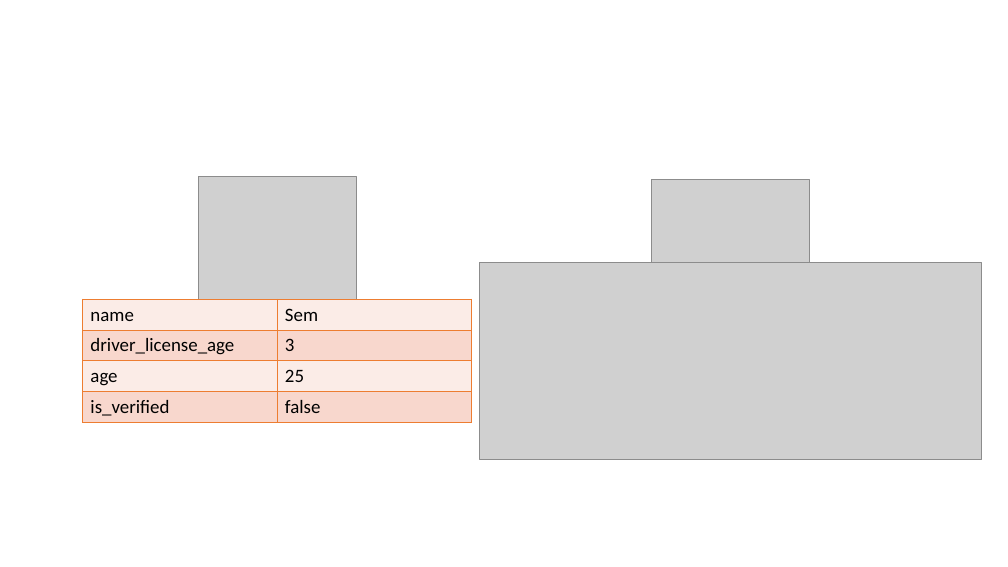
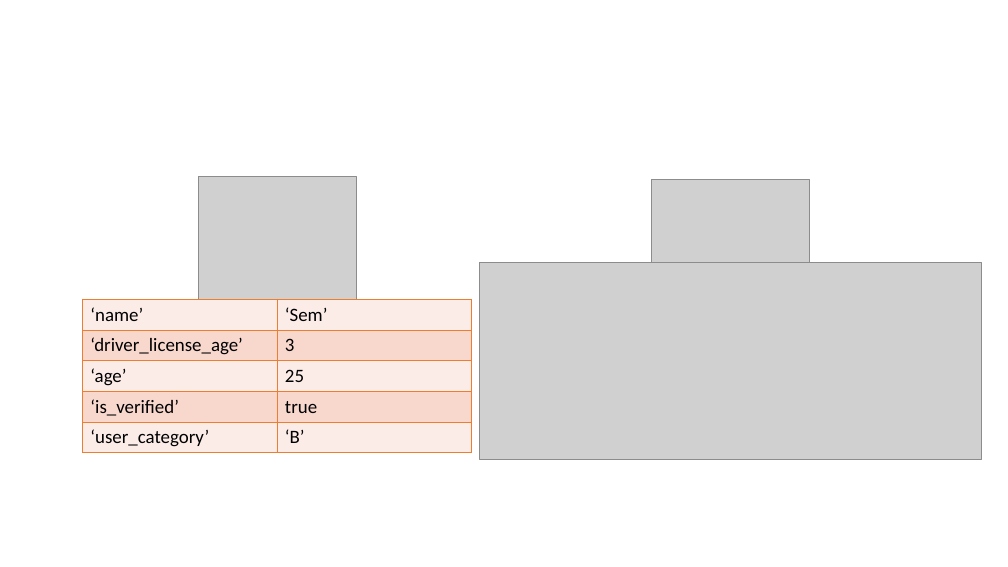
Before and after one commit to DennisVlaanderen/camunda-hands-on-workshop, a slide deck: slide 13 of Presentatie/Camunda_Brooks_JDI.pptx. Drawn at 1008x567 pixels with LibreOffice and Linux fonts; fonts in the diff are those of the drawing; grey boxes stand for pictures. Boxes give left, top, right and bottom in pixels: in the first picture for what was removed or moved away, otherwise in the second. Text is boxed around its words. In the diff, an @@ line names an element or a change of style, - is before the commit and + after.

```diff
--- a/Presentatie/Camunda_Brooks_JDI.pptx
+++ b/Presentatie/Camunda_Brooks_JDI.pptx
@@ table at bbox=[83, 299, 472, 422] @@
-row 1, column 1: name
+row 1, column 1: ‘name’
-row 1, column 2: Sem
+row 1, column 2: ‘Sem’
-row 2, column 1: driver_license_age
+row 2, column 1: ‘driver_license_age’
-row 3, column 1: age
+row 3, column 1: ‘age’
-row 4, column 1: is_verified
+row 4, column 1: ‘is_verified’
-row 4, column 2: false
+row 4, column 2: true
@@ table added at bbox=[83, 299, 472, 453], 5 rows, 2 columns @@
+‘name’ | ‘Sem’
+‘driver_license_age’ | 3
+‘age’ | 25
+‘is_verified’ | true
+‘user_category’ | ‘B’
```
Also in this commit, not shown: 4 other slides changed, 3 slides added, 3 slides removed.
